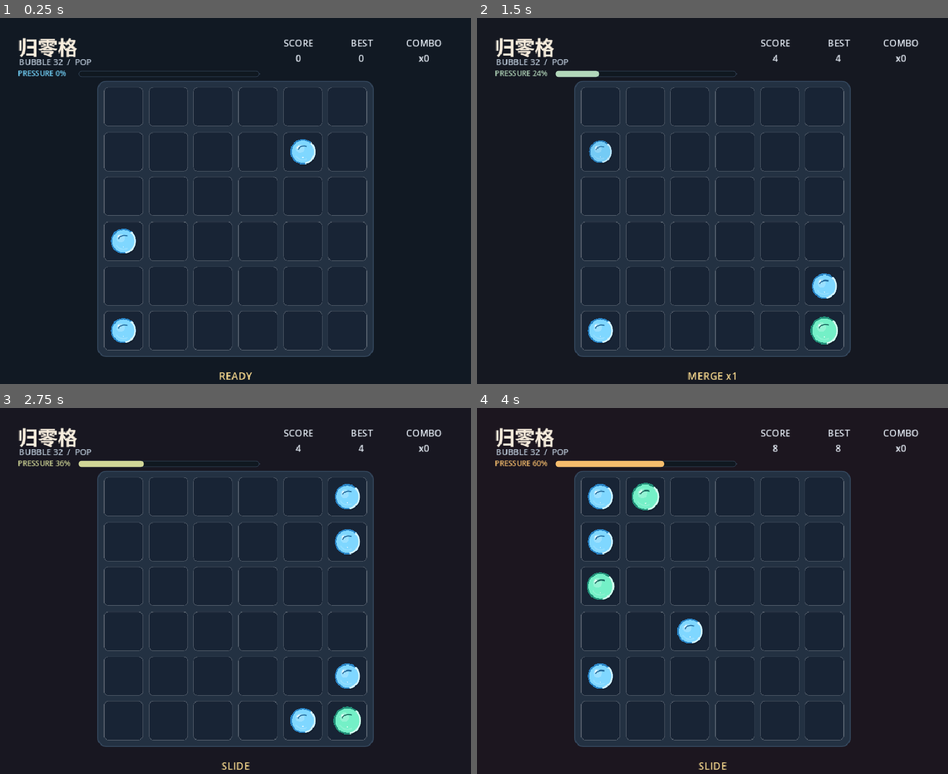
Above: before the commit, frames 1-4 (two rows, left to right).
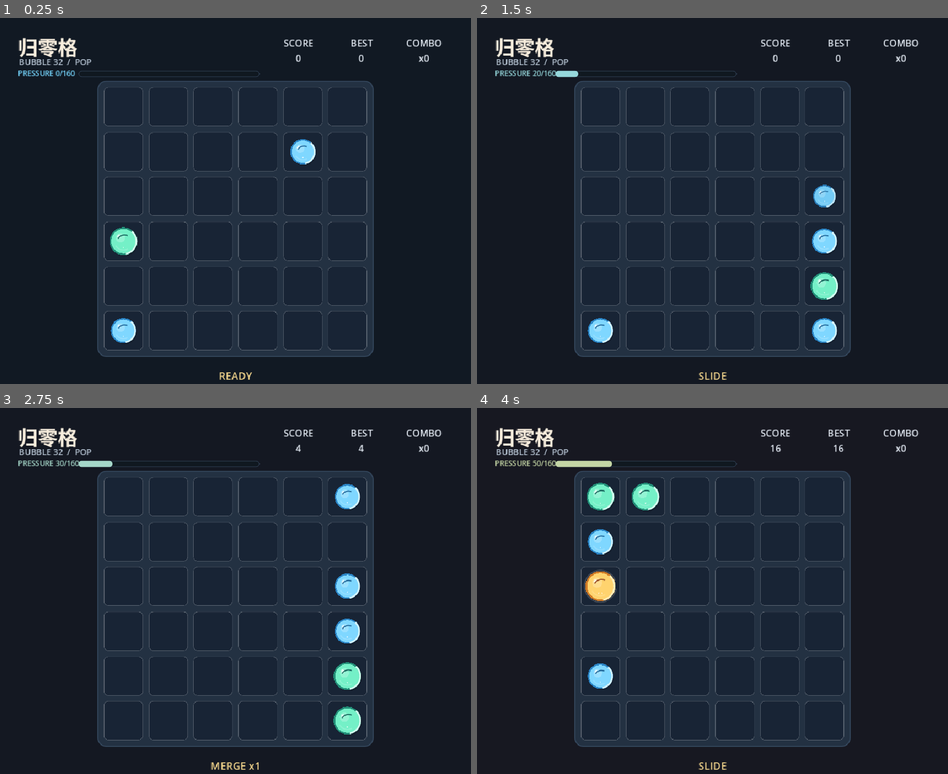
Above: after the commit, the same moments.

Repository: JeffGu98/Godot_Game_Demo
Game: Godot game, scene res://scenes/Main.tscn
Same seed, same stepped clock (60 frames per second), same inputs: the game is played once before the commit and once after it.
Inputs:
- Up to frame 1 (0.25 s): no input
- Up to frame 2 (1.5 s): tap Enter at 0.5 s; hold Right 0.53-1.28 s; tap R at 0.6, 1.35 s; tap Space at 1.25 s; hold Down from 1.28 s (still down)
- Up to frame 3 (2.75 s): tap Enter at 2 s; release Down at 2.03 s; hold Right from 2.03 s (still down); tap R at 2.1 s
- Up to frame 4 (4 s): tap Space at 2.75 s; release Right at 2.78 s; hold Up 2.78-3.53 s; tap R at 2.85, 3.6 s; tap Enter at 3.5 s; hold Left from 3.53 s (still down)

The runs differ from the first frame. In frame 1, 0.4% of the frame differs, in the area x 12-30%, y 14-65%; in frame 2, 1.9%; in frame 3, 2.0%, in the area x 3-77%, y 14-99%; in frame 4, 1.7%.

Commit message:
style 增加注释

Diff:
--- a/ZeroGrid/scripts/Main.gd
+++ b/ZeroGrid/scripts/Main.gd
@@ -1,22 +1,41 @@
+## Main gameplay controller for ZeroGrid.
+##
+## Owns the board state, keyboard input, turn resolution, pressure system,
+## warning cells, spawning rules, scoring, and top-level UI layout.
 extends Control
 
 const TileScript := preload("res://scripts/Tile.gd")
 
+# Board, merge, and layout tuning.
 const BOARD_SIZE := 6
 const CLEAR_VALUE := 32
 const START_TILES := 3
 const BOARD_PADDING := 12.0
 const TILE_GAP := 10.0
+
+# Animation timings are intentionally short to keep repeated keyboard input snappy.
 const MOVE_DURATION := 0.14
 const MERGE_SETTLE_DURATION := 0.16
 const CLEAR_DURATION := 0.22
-const PRESSURE_MAX := 100
-const PRESSURE_PER_MOVE := 12
-const PRESSURE_POP_DROP := 35
-const PRESSURE_COMBO_DROP := 8
-const PRESSURE_OVERLOAD_RESET := 60
-const PRESSURE_OVERLOAD_EXTRA_SPAWNS := 2
-
+
+# Pressure is a one-way heat meter. Pops clear space, but do not reduce pressure.
+const PRESSURE_MAX := 160
+const PRESSURE_PER_MOVE := 10
+const PRESSURE_OVERLOAD_RESET := 120
+const PRESSURE_OVERLOAD_EXTRA_SPAWNS := 3
+
+# Warning cells telegraph future forced spawns at high pressure.
+const WARNING_PRESSURE := 90
+const WARNING_HIGH_PRESSURE := 125
+const WARNING_LOW_COUNT := 1
+const WARNING_HIGH_COUNT := 2
+
+# Spawn tables become harsher as pressure crosses these thresholds.
+const SPAWN_MID_PRESSURE := 50
+const SPAWN_HIGH_PRESSURE := 90
+const SPAWN_EXTREME_PRESSURE := 125
+
+# Direction constants keep the input, movement planner, and board checks aligned.
 const DIR_LEFT := Vector2i(-1, 0)
 const DIR_RIGHT := Vector2i(1, 0)
 const DIR_UP := Vector2i(0, -1)
@@ -28,6 +47,7 @@
 	Vector2i(0, -1),
 ]
 
+# Core run state.
 var rng := RandomNumberGenerator.new()
 var board := []
 var score := 0
@@ -38,8 +58,10 @@
 var game_over := false
 var is_animating := false
 var queued_direction := Vector2i.ZERO
+var warning_positions: Array[Vector2i] = []
 var cell_size := 64.0
 
+# UI node references created in code so the prototype stays scene-light.
 var background: ColorRect
 var title_label: Label
 var rule_label: Label
@@ -56,6 +78,7 @@
 var tiles_by_pos := {}
 
 
+## Initializes the procedural UI and starts a fresh run.
 func _ready() -> void:
 	rng.randomize()
 	_build_ui()
@@ -64,6 +87,7 @@
 	call_deferred("_layout")
 
 
+## Routes keyboard input into movement, restart, or input buffering.
 func _unhandled_input(event: InputEvent) -> void:
 	if not (event is InputEventKey):
 		return
@@ -86,6 +110,7 @@
 				_new_game()
 
 
+## Builds all UI nodes that are stable across the whole game session.
 func _build_ui() -> void:
 	background = ColorRect.new()
 	background.color = Color("#111923")
@@ -146,18 +171,7 @@
 
 	for i in range(BOARD_SIZE * BOARD_SIZE):
 		var cell := Panel.new()
-		var cell_style := StyleBoxFlat.new()
-		cell_style.bg_color = Color("#182435")
-		cell_style.border_color = Color(1.0, 1.0, 1.0, 0.05)
-		cell_style.border_width_left = 1
-		cell_style.border_width_top = 1
-		cell_style.border_width_right = 1
-		cell_style.border_width_bottom = 1
-		cell_style.corner_radius_top_left = 8
-		cell_style.corner_radius_top_right = 8
-		cell_style.corner_radius_bottom_left = 8
-		cell_style.corner_radius_bottom_right = 8
-		cell.add_theme_stylebox_override("panel", cell_style)
+		_apply_cell_style(cell, false)
 		board_panel.add_child(cell)
 		cell_nodes.append(cell)
 
@@ -165,6 +179,7 @@
 	add_child(status_label)
 
 
+## Creates a configured label with the shared prototype text style.
 func _make_label(text: String, font_size: int, color: Color, align: HorizontalAlignment) -> Label:
 	var label := Label.new()
 	label.text = text
@@ -175,12 +190,14 @@
 	return label
 
 
+## Creates the compact score/best/combo stat labels.
 func _make_stat_label() -> Label:
 	var label := _make_label("", 18, Color("#e7eef7"), HORIZONTAL_ALIGNMENT_CENTER)
 	label.add_theme_font_size_override("font_size", 18)
 	return label
 
 
+## Reflows the board and HUD for the current window size.
 func _layout() -> void:
 	if board_panel == null:
 		return
@@ -241,9 +258,11 @@
 	_update_pressure_ui()
 
 
+## Resets all gameplay state and seeds the opening bubbles.
 func _new_game() -> void:
 	is_animating = false
 	queued_direction = Vector2i.ZERO
+	warning_positions.clear()
 	board = _empty_board()
 	score = 0
 	moves = 0
@@ -260,8 +279,10 @@
 
 	_render_board(spawn_positions)
 	_update_stats()
-
-
+	_update_warning_cells()
+
+
+## Resolves one full turn: slide, merge, pop, spawn, warning refresh, and game-over check.
 func _try_move(direction: Vector2i) -> void:
 	if game_over or is_animating:
 		return
@@ -287,13 +308,12 @@
 		await get_tree().create_timer(MERGE_SETTLE_DURATION).timeout
 
 	var cleared_positions: Array[Vector2i] = []
-	var burst_count := _resolve_clears(cleared_positions)
+	_resolve_clears(cleared_positions)
 	if cleared_positions.is_empty():
 		combo = 0
 	else:
 		combo += 1
 		score += cleared_positions.size() * 25 * combo
-		_drop_pressure(burst_count * PRESSURE_POP_DROP + max(0, combo - 1) * PRESSURE_COMBO_DROP)
 		_shake_board()
 		_update_stats()
 		_update_status(result["merges"], cleared_positions.size(), 0)
@@ -301,16 +321,18 @@
 		_render_board()
 
 	var spawn_positions: Array[Vector2i] = []
+	var warning_spawns := _spawn_warning_tiles(spawn_positions)
 	var spawn_result := _spawn_random_tile()
 	if spawn_result["spawned"]:
 		spawn_positions.append(spawn_result["position"])
 	var overload_spawns := _spawn_pressure_overload(spawn_positions)
+	_refresh_warning_cells()
 
 	best_score = max(best_score, score)
 
 	_render_board(spawn_positions)
 	_update_stats()
-	_update_status(result["merges"], cleared_positions.size(), overload_spawns)
+	_update_status(result["merges"], cleared_positions.size(), overload_spawns, warning_spawns)
 
 	if not _has_any_move():
 		game_over = true
@@ -320,6 +342,8 @@
 	_consume_queued_direction()
 
 
+## Plans a 2048-style slide without mutating the live board.
+## Returns the next board plus motion data so tiles can animate before state commits.
 func _plan_slide(direction: Vector2i) -> Dictionary:
 	var next_board := _empty_board()
 	var motions := []
@@ -383,6 +407,7 @@
 	}
 
 
+## Buffers the latest direction if a turn animation is still resolving.
 func _handle_move_input(direction: Vector2i) -> void:
 	if is_animating:
 		queued_direction = direction
@@ -391,6 +416,7 @@
 	_try_move(direction)
 
 
+## Runs the last buffered direction immediately after the current turn unlocks input.
 func _consume_queued_direction() -> void:
 	if queued_direction == Vector2i.ZERO or game_over:
 		return
@@ -400,6 +426,7 @@
 	call_deferred("_try_move", next_direction)
 
 
+## Checks whether any newly merged tile is about to become a burst.
 func _has_clear_ready(merge_positions: Array[Vector2i]) -> bool:
 	for pos in merge_positions:
 		if board[pos.y][pos.x] >= CLEAR_VALUE:
@@ -407,6 +434,23 @@
 	return false
 
 
+## Applies the regular or warning visual style to one board cell.
+func _apply_cell_style(cell: Panel, is_warning: bool) -> void:
+	var cell_style := StyleBoxFlat.new()
+	cell_style.bg_color = Color("#3a1c29") if is_warning else Color("#182435")
+	cell_style.border_color = Color("#ff695f") if is_warning else Color(1.0, 1.0, 1.0, 0.05)
+	cell_style.border_width_left = 2 if is_warning else 1
+	cell_style.border_width_top = 2 if is_warning else 1
+	cell_style.border_width_right = 2 if is_warning else 1
+	cell_style.border_width_bottom = 2 if is_warning else 1
+	cell_style.corner_radius_top_left = 8
+	cell_style.corner_radius_top_right = 8
+	cell_style.corner_radius_bottom_left = 8
+	cell_style.corner_radius_bottom_right = 8
+	cell.add_theme_stylebox_override("panel", cell_style)
+
+
+## Returns a line of board coordinates in the order a slide should consume them.
 func _line_coords(line_index: int, direction: Vector2i) -> Array[Vector2i]:
 	var coords: Array[Vector2i] = []
 
@@ -430,6 +474,7 @@
 	return coords
 
 
+## Finds all burst tiles and adjacent low-value bubbles, clears them, and awards clear score.
 func _resolve_clears(cleared: Array[Vector2i]) -> int:
 	var clear_map := {}
 	var burst_count := 0
@@ -460,6 +505,7 @@
 	return burst_count
 
 
+## Animates every existing tile from its old cell to its planned destination.
 func _animate_movements(motions: Array) -> void:
 	var tween: Tween = null
 	var animated_count := 0
@@ -485,6 +531,7 @@
 		await tween.finished
 
 
+## Plays the burst fade/scale animation before cleared tiles are removed from the board.
 func _animate_clears(cleared_positions: Array[Vector2i]) -> void:
 	var tween: Tween = null
 	var animated_count := 0
@@ -509,6 +556,8 @@
 		await tween.finished
 
 
+## Rebuilds the visible tile nodes from the board array.
+## The board is small, so full redraws keep prototype state simple and reliable.
 func _render_board(spawn_positions: Array[Vector2i] = [], pop_positions: Array[Vector2i] = []) -> void:
 	for tile in tile_nodes:
 		if is_instance_valid(tile):
@@ -538,6 +587,7 @@
 				tile.pop()
 
 
+## Updates score labels and pressure UI after gameplay state changes.
 func _update_stats() -> void:
 	score_label.text = "SCORE\n%d" % score
 	best_label.text = "BEST\n%d" % best_score
@@ -545,17 +595,21 @@
 	_update_pressure_ui()
 
 
-func _update_status(merges: int, cleared: int, overload_spawns: int = 0) -> void:
+## Shows the highest-priority turn result message.
+func _update_status(merges: int, cleared: int, overload_spawns: int = 0, warning_spawns: int = 0) -> void:
 	if cleared > 0:
 		status_label.text = "POP x%d  /  COMBO x%d" % [cleared, combo]
 	elif overload_spawns > 0:
 		status_label.text = "OVERLOAD  +%d" % overload_spawns
+	elif warning_spawns > 0:
+		status_label.text = "WARNING  +%d" % warning_spawns
 	elif merges > 0:
 		status_label.text = "MERGE x%d" % merges
 	else:
 		status_label.text = "SLIDE"
 
 
+## Adds a short board shake to make bursts and pressure events feel physical.
 func _shake_board() -> void:
 	var home := board_panel.position
 	var tween := create_tween()
@@ -564,14 +618,12 @@
 	tween.tween_property(board_panel, "position", home, 0.025)
 
 
+## Increases pressure while clamping to the current pressure cap.
 func _add_pressure(amount: int) -> void:
 	pressure = clampi(pressure + amount, 0, PRESSURE_MAX)
 
 
-func _drop_pressure(amount: int) -> void:
-	pressure = clampi(pressure - amount, 0, PRESSURE_MAX)
-
-
+## Applies overload: spawn extra bubbles and roll pressure back to the overload floor.
 func _spawn_pressure_overload(spawn_positions: Array[Vector2i]) -> int:
 	if pressure < PRESSURE_MAX:
 		return 0
@@ -587,13 +639,64 @@
 	return spawned_count
 
 
+## Converts previous-turn warning cells into forced spawns if those cells stayed empty.
+func _spawn_warning_tiles(spawn_positions: Array[Vector2i]) -> int:
+	var spawned_count := 0
+	for pos in warning_positions:
+		if not _inside_board(pos):
+			continue
+		if board[pos.y][pos.x] != 0:
+			continue
+
+		board[pos.y][pos.x] = _random_spawn_value()
+		spawn_positions.append(pos)
+		spawned_count += 1
+
+	warning_positions.clear()
+	_update_warning_cells()
+	return spawned_count
+
+
+## Selects new warning cells based on the current pressure tier.
+func _refresh_warning_cells() -> void:
+	warning_positions.clear()
+
+	if pressure < WARNING_PRESSURE:
+		_update_warning_cells()
+		return
+
+	var empty_positions := _empty_positions()
+	var warning_count := WARNING_HIGH_COUNT if pressure >= WARNING_HIGH_PRESSURE else WARNING_LOW_COUNT
+	for i in range(warning_count):
+		if empty_positions.is_empty():
+			break
+		var index := rng.randi_range(0, empty_positions.size() - 1)
+		warning_positions.append(empty_positions[index])
+		empty_positions.remove_at(index)
+
+	_update_warning_cells()
+
+
+## Repaints all board cells so warning state is visible before the next move.
+func _update_warning_cells() -> void:
+	if cell_nodes.is_empty():
+		return
+
+	for y in range(BOARD_SIZE):
+		for x in range(BOARD_SIZE):
+			var pos := Vector2i(x, y)
+			var index := y * BOARD_SIZE + x
+			_apply_cell_style(cell_nodes[index], warning_positions.has(pos))
+
+
+## Updates pressure label, bar fill, color, and background heat tint.
 func _update_pressure_ui() -> void:
 	if pressure_label == null or pressure_fill == null or pressure_track == null:
 		return
 
 	var ratio: float = clamp(float(pressure) / float(PRESSURE_MAX), 0.0, 1.0)
 	var color: Color = _pressure_color(ratio)
-	pressure_label.text = "PRESSURE %d%%" % pressure
+	pressure_label.text = "PRESSURE %d/%d" % [pressure, PRESSURE_MAX]
 	pressure_label.add_theme_color_override("font_color", color)
 
 	pressure_fill.position = Vector2.ZERO
@@ -611,51 +714,87 @@
 	background.color = Color("#111923").lerp(Color("#24151d"), ratio)
 
 
+## Maps pressure ratio to a blue -> yellow -> red danger color.
 func _pressure_color(ratio: float) -> Color:
 	if ratio < 0.5:
 		return Color("#75d7ff").lerp(Color("#f4d66f"), ratio * 2.0)
 	return Color("#f4d66f").lerp(Color("#ff5a5f"), (ratio - 0.5) * 2.0)
 
 
+## Returns the next spawned bubble value using the pressure-dependent spawn table.
+func _random_spawn_value() -> int:
+	var roll := rng.randf()
+
+	if pressure >= SPAWN_EXTREME_PRESSURE:
+		if roll < 0.28:
+			return 2
+		if roll < 0.74:
+			return 4
+		if roll < 0.96:
+			return 8
+		return 16
+
+	if pressure >= SPAWN_HIGH_PRESSURE:
+		if roll < 0.48:
+			return 2
+		if roll < 0.88:
+			return 4
+		return 8
+
+	if pressure >= SPAWN_MID_PRESSURE:
+		return 4 if roll < 0.30 else 2
+
+	return 4 if roll < 0.12 else 2
+
+
+## Spawns one random bubble in an empty cell.
 func _spawn_random_tile() -> Dictionary:
+	var empty_positions := _empty_positions()
+
+	if empty_positions.is_empty():
+		return {
+			"spawned": false,
+			"position": Vector2i(-1, -1),
+		}
+
+	var pos := empty_positions[rng.randi_range(0, empty_positions.size() - 1)]
+	board[pos.y][pos.x] = _random_spawn_value()
+	return {
+		"spawned": true,
+		"position": pos,
+	}
+
+
+## Checks whether the current board has any empty cell or adjacent merge pair.
+func _has_any_move() -> bool:
+	for y in range(BOARD_SIZE):
+		for x in range(BOARD_SIZE):
+			if board[y][x] == 0:
+				return true
+
+			var pos := Vector2i(x, y)
+			var right_neighbor := pos + DIR_RIGHT
+			if _inside_board(right_neighbor) and board[right_neighbor.y][right_neighbor.x] == board[y][x]:
+				return true
+
+			var down_neighbor := pos + DIR_DOWN
+			if _inside_board(down_neighbor) and board[down_neighbor.y][down_neighbor.x] == board[y][x]:
+				return true
+
+	return false
+
+
+## Lists all currently empty board coordinates.
+func _empty_positions() -> Array[Vector2i]:
 	var empty_positions: Array[Vector2i] = []
 	for y in range(BOARD_SIZE):
 		for x in range(BOARD_SIZE):
 			if board[y][x] == 0:
 				empty_positions.append(Vector2i(x, y))
-
-	if empty_positions.is_empty():
-		return {
-			"spawned": false,
-			"position": Vector2i(-1, -1),
-		}
-
-	var pos := empty_positions[rng.randi_range(0, empty_positions.size() - 1)]
-	board[pos.y][pos.x] = 2 if rng.randf() < 0.86 else 4
-	return {
-		"spawned": true,
-		"position": pos,
-	}
-
-
-func _has_any_move() -> bool:
-	for y in range(BOARD_SIZE):
-		for x in range(BOARD_SIZE):
-			if board[y][x] == 0:
-				return true
-
-			var pos := Vector2i(x, y)
-			var right_neighbor := pos + DIR_RIGHT
-			if _inside_board(right_neighbor) and board[right_neighbor.y][right_neighbor.x] == board[y][x]:
-				return true
-
-			var down_neighbor := pos + DIR_DOWN
-			if _inside_board(down_neighbor) and board[down_neighbor.y][down_neighbor.x] == board[y][x]:
-				return true
-
-	return false
-
-
+	return empty_positions
+
+
+## Creates a fresh zero-filled board array.
 func _empty_board() -> Array:
 	var empty := []
 	for y in range(BOARD_SIZE):
@@ -666,6 +805,7 @@
 	return empty
 
 
+## Compares two board arrays cell by cell.
 func _boards_equal(first: Array, second: Array) -> bool:
 	for y in range(BOARD_SIZE):
 		for x in range(BOARD_SIZE):
@@ -674,10 +814,12 @@
 	return true
 
 
+## Returns true when a board coordinate is within the grid.
 func _inside_board(pos: Vector2i) -> bool:
 	return pos.x >= 0 and pos.x < BOARD_SIZE and pos.y >= 0 and pos.y < BOARD_SIZE
 
 
+## Converts a board coordinate to a local pixel position inside the board panel.
 func _cell_position(pos: Vector2i) -> Vector2:
 	return Vector2(
 		BOARD_PADDING + float(pos.x) * (cell_size + TILE_GAP),
--- a/ZeroGrid/scripts/Tile.gd
+++ b/ZeroGrid/scripts/Tile.gd
@@ -1,6 +1,11 @@
+## Visual bubble tile used by the ZeroGrid board.
+##
+## The node draws itself procedurally so the prototype can express bubble growth,
+## pressure cracks, and burst graphics without external art assets yet.
 extends Control
 class_name Tile
 
+# Gameplay value represented by this bubble. Visual pressure derives from value.
 var value := 2
 var pressure := 0.0
 
@@ -9,10 +14,12 @@
 	mouse_filter = Control.MOUSE_FILTER_IGNORE
 
 
+## Refreshes the drawing state once the node enters the scene tree.
 func _ready() -> void:
 	set_value(value)
 
 
+## Draws either a live bubble or the burst shape for value 32+.
 func _draw() -> void:
 	var center := size * 0.5
 	var radius: float = min(size.x, size.y) * _radius_scale_for_value(value)
@@ -45,12 +52,14 @@
 		_draw_pressure_cracks(center, radius)
 
 
+## Updates the tile value and redraws all pressure-dependent visuals.
 func set_value(next_value: int) -> void:
 	value = next_value
 	pressure = clamp(float(value) / 32.0, 0.0, 1.0)
 	queue_redraw()
 
 
+## Plays the short merge pop animation.
 func pop() -> void:
 	pivot_offset = size * 0.5
 	scale = Vector2(0.86, 0.86)
@@ -62,6 +71,7 @@
 	tween.tween_property(self, "scale", Vector2.ONE, 0.18)
 
 
+## Plays the fade/scale-in animation for newly spawned bubbles.
 func spawn() -> void:
 	pivot_offset = size * 0.5
 	scale = Vector2(0.62, 0.62)
@@ -75,6 +85,7 @@
 	tween.tween_property(self, "modulate:a", 1.0, 0.18)
 
 
+## Grows bubble radius by value so higher tiers feel more pressurized.
 func _radius_scale_for_value(tile_value: int) -> float:
 	match tile_value:
 		2:
@@ -89,6 +100,7 @@
 			return 0.43
 
 
+## Returns the color palette used for each bubble tier.
 func _bubble_colors_for_value(tile_value: int) -> Dictionary:
 	match tile_value:
 		2:
@@ -128,6 +140,7 @@
 			}
 
 
+## Draws small stage dots as a number-free hint for the current merge tier.
 func _draw_stage_marks(center: Vector2, radius: float) -> void:
 	var marks := clampi(int(log(float(value)) / log(2.0)) - 1, 1, 4)
 	var start_x := center.x - float(marks - 1) * radius * 0.12
@@ -138,6 +151,7 @@
 		draw_circle(mark_center, radius * 0.045, Color(1.0, 1.0, 1.0, 0.64))
 
 
+## Draws cracks on late-stage bubbles to telegraph an upcoming burst.
 func _draw_pressure_cracks(center: Vector2, radius: float) -> void:
 	var crack_color := Color("#5c172e")
 	crack_color.a = 0.72
@@ -165,6 +179,7 @@
 			draw_line(path[i], path[i + 1], crack_color, crack_width, true)
 
 
+## Draws the starburst graphic used when a bubble reaches the burst threshold.
 func _draw_burst(center: Vector2, radius: float) -> void:
 	var points: PackedVector2Array = []
 	var steps := 18
Not shown, changed: ZeroGrid/README.md
Not shown, added: docs/lab-abnormal-rule-config-design.md
